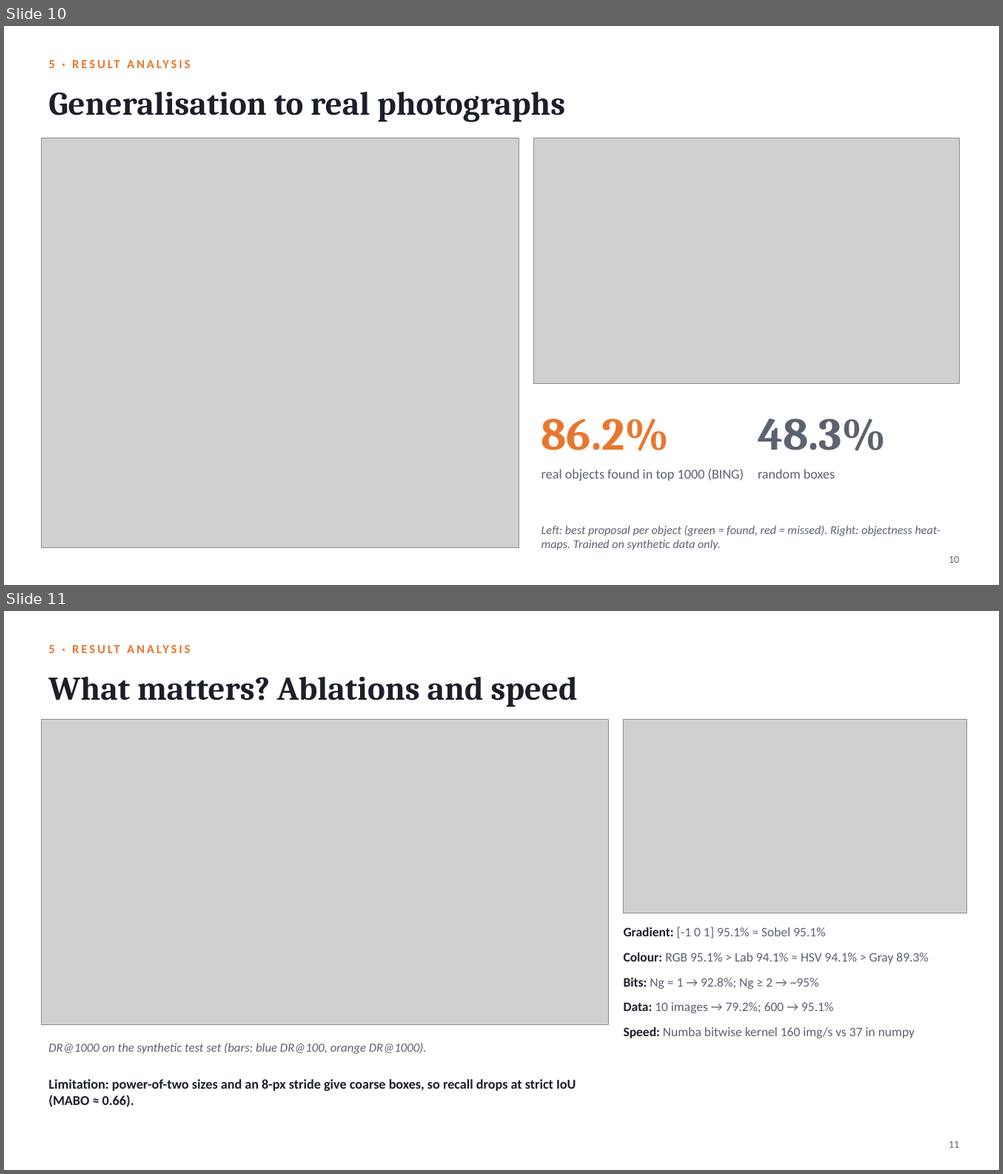
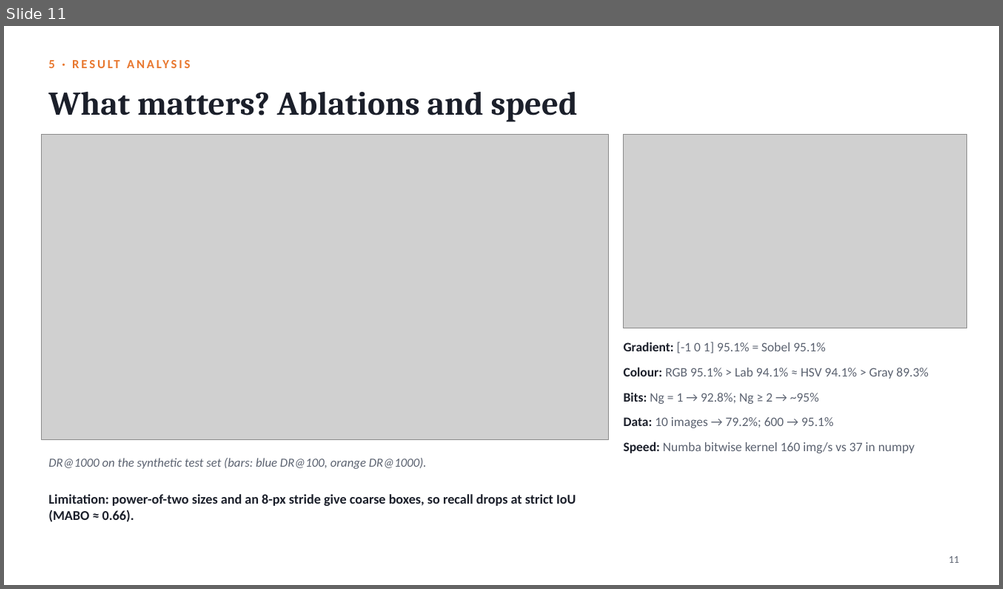
Before and after one commit to hari18305/cvprojectg10, a slide deck: presentation/BING_Objectness_Group10.pptx. Shown one above the other, each under a label of ours: slides 10 and 11 before the commit, slide 11 after it. The pictures are 1003x1174 and 1003x589 pixels, drawn with LibreOffice and Linux fonts; fonts in the diff are those of the drawing; grey boxes stand for pictures. Boxes give left, top, right and bottom in pixels: in the first picture for what was removed or moved away, otherwise in the second. Text is boxed around its words. In the diff, an @@ line names an element or a change of style, - is before the commit and + after.

```diff
--- a/presentation/BING_Objectness_Group10.pptx
+++ b/presentation/BING_Objectness_Group10.pptx
@@ slide 10 removed at (x1=4, y1=26, x2=999, y2=585), background #FFFFFF @@
@@ text removed at (x1=48, y1=60, x2=54, y2=68) @@
-5 · RESULT ANALYSIS
@@ text removed at (x1=48, y1=92, x2=565, y2=122) @@
-Generalisation to real photographs
@@ picture removed at (x1=41, y1=138, x2=519, y2=548) @@
@@ picture removed at (x1=534, y1=138, x2=959, y2=384) @@
@@ text removed at (x1=541, y1=419, x2=669, y2=452) @@
-86.2%
@@ text removed at (x1=757, y1=419, x2=886, y2=452) @@
-48.3%
@@ text removed at (x1=541, y1=469, x2=744, y2=481) @@
-real objects found in top 1000 (BING)
@@ text removed at (x1=757, y1=469, x2=834, y2=479) @@
-random boxes
@@ text removed at (x1=541, y1=526, x2=940, y2=551) @@
-Left: best proposal per object (green = found, red = missed). Right: objectness heat-maps. Trained on synthetic data only.
@@ text removed at (x1=948, y1=557, x2=959, y2=563) @@
-10
```
Also in this commit, not shown: 1 slide changed, 1 slide added, 5 other files.
